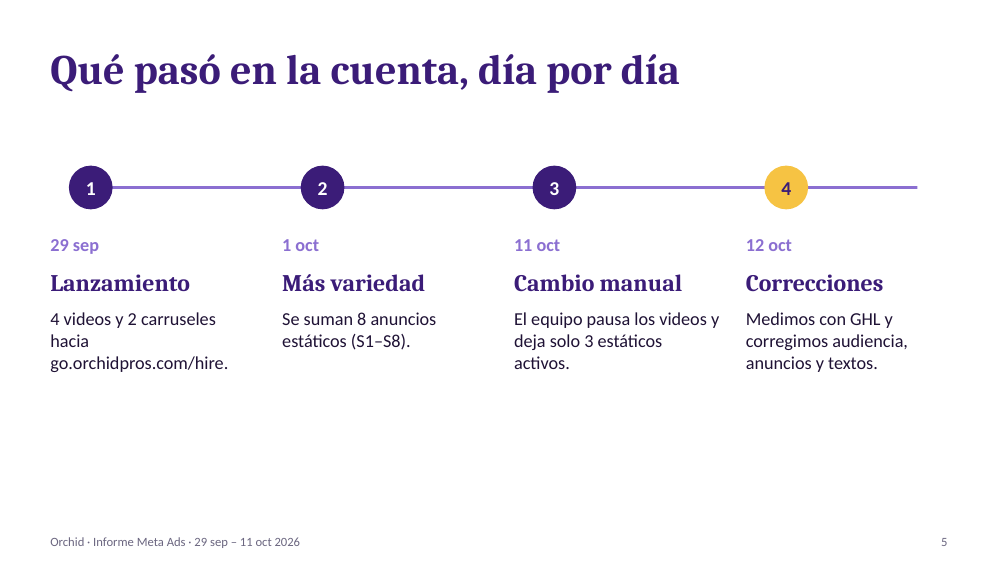
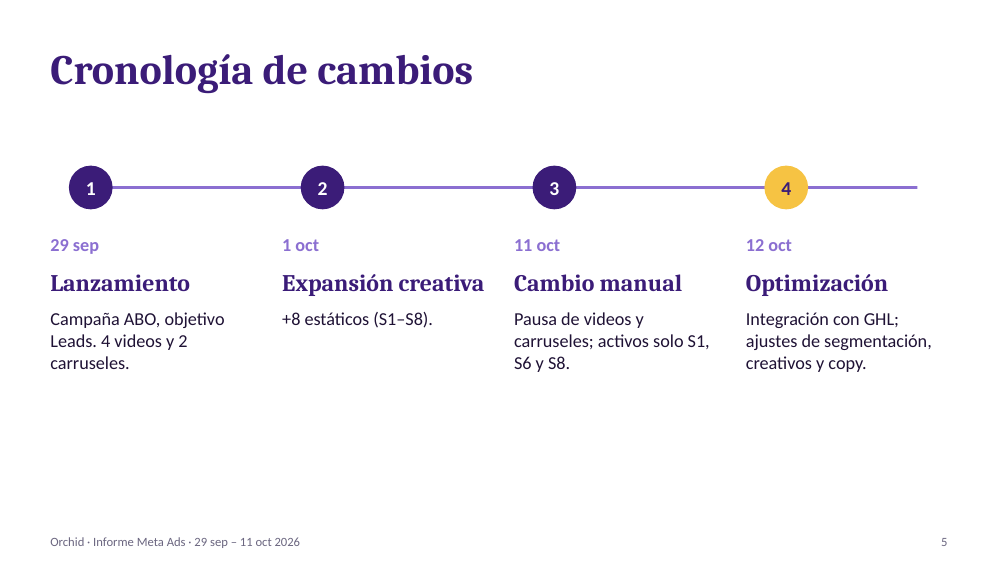
Before and after one commit to manlizard-sys/MetaADS2026, a slide deck: slide 5 of build/reports/informes/Informe_Meta_Ads_Orchid_2026-10-12.pptx. Drawn at 1008x567 pixels with LibreOffice and Linux fonts; fonts in the diff are those of the drawing. Boxes give left, top, right and bottom in pixels: in the first picture for what was removed or moved away, otherwise in the second. Text is boxed around its words. In the diff, an @@ line names an element or a change of style, - is before the commit and + after.

```diff
--- a/build/reports/informes/Informe_Meta_Ads_Orchid_2026-10-12.pptx
+++ b/build/reports/informes/Informe_Meta_Ads_Orchid_2026-10-12.pptx
@@ title at (x1=50, y1=54, x2=473, y2=94): text changed @@
-Qué pasó en la cuenta, día por día
+Cronología de cambios
@@ text at (x1=282, y1=274, x2=485, y2=296): text changed @@
-Más variedad
+Expansión creativa
@@ text at (x1=746, y1=274, x2=888, y2=296): text changed @@
-Correcciones
+Optimización
@@ text at (x1=50, y1=312, x2=225, y2=369): text changed @@
-4 videos y 2 carruseles hacia go.orchidpros.com/hire.
+Campaña ABO, objetivo Leads. 4 videos y 2 carruseles.
@@ text at (x1=282, y1=312, x2=433, y2=328): text changed @@
-Se suman 8 anuncios estáticos (S1–S8).
++8 estáticos (S1–S8).
@@ text at (x1=514, y1=312, x2=710, y2=372): text changed @@
-El equipo pausa los videos y deja solo 3 estáticos activos.
+Pausa de videos y carruseles; activos solo S1, S6 y S8.
@@ text at (x1=746, y1=312, x2=932, y2=372): text changed @@
-Medimos con GHL y corregimos audiencia, anuncios y textos.
+Integración con GHL; ajustes de segmentación, creativos y copy.
```
Also in this commit, not shown: 11 other slides changed, 1 other file.
